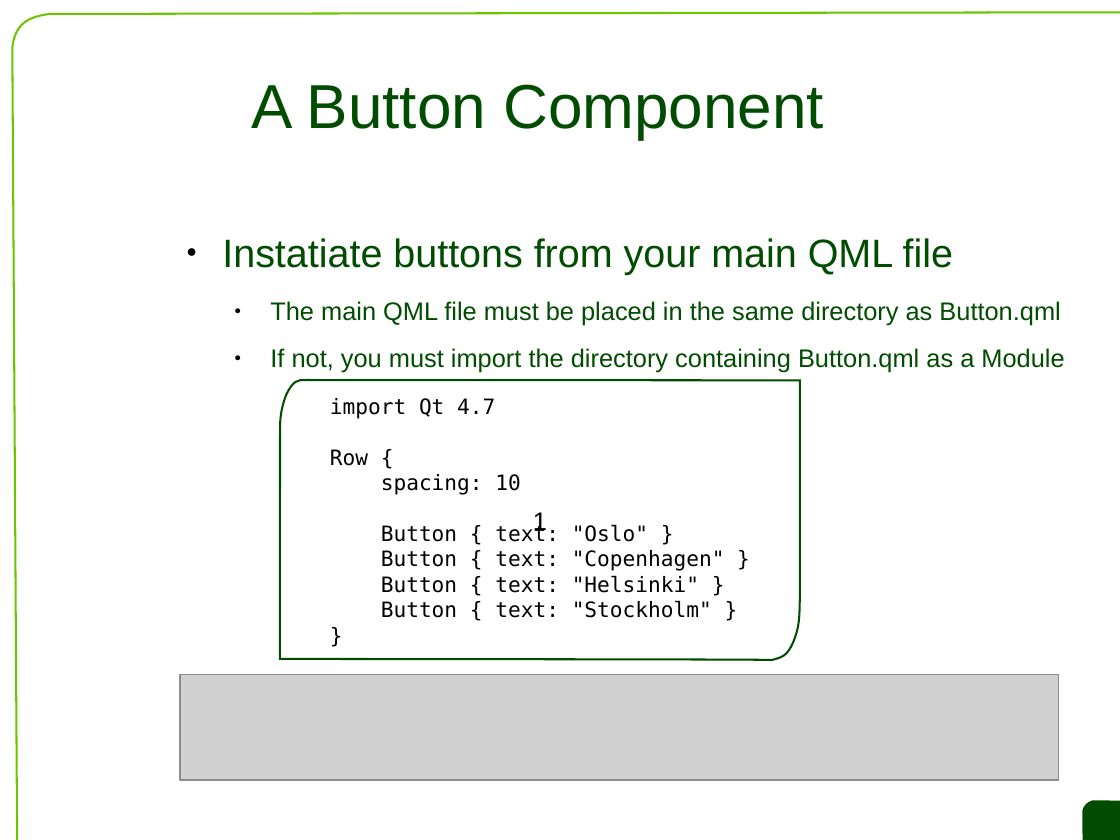
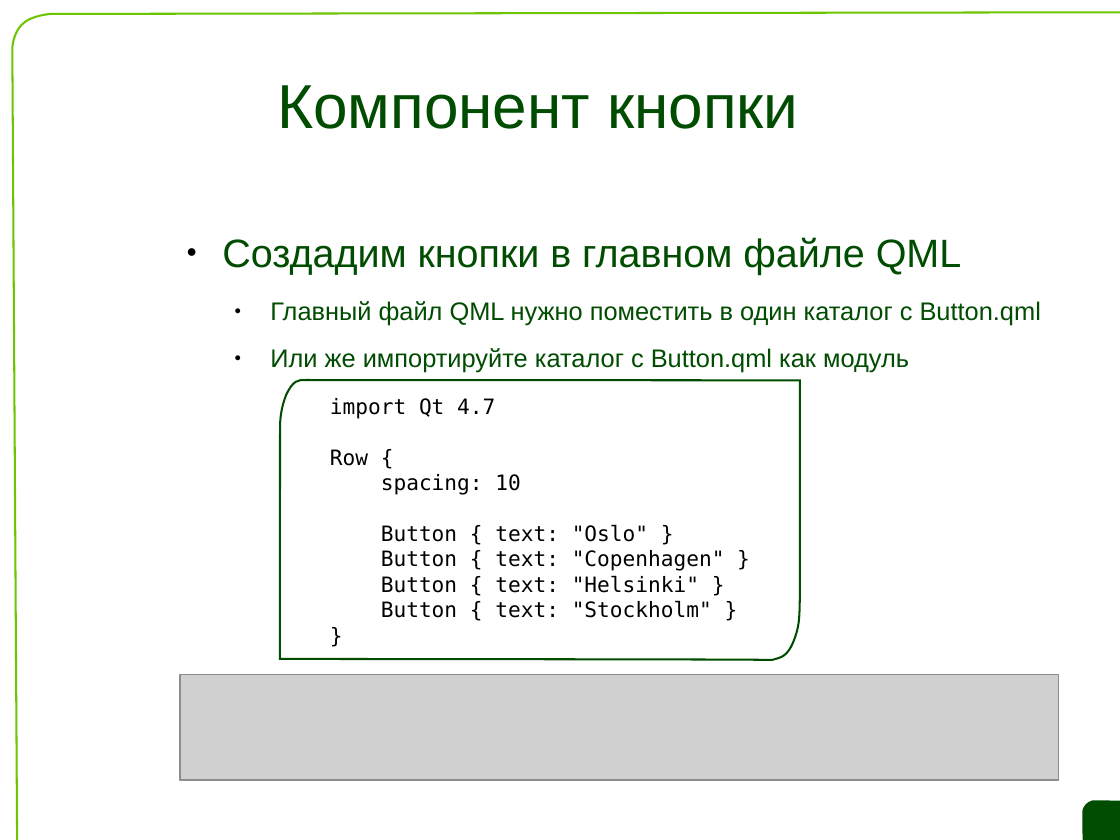
Before and after one commit to saa/qecm, a slide deck: slide 26 of L7/L7 Slides.odp. Drawn at 1120x840 pixels with LibreOffice and Linux fonts; fonts in the diff are those of the drawing; grey boxes stand for pictures; background and template pictures are left out. Boxes give left, top, right and bottom in pixels: in the first picture for what was removed or moved away, otherwise in the second. Text is boxed around its words. In the diff, an @@ line names an element or a change of style, - is before the commit and + after.

```diff
--- a/L7/L7 Slides.odp
+++ b/L7/L7 Slides.odp
@@ title at [277,85,798,129]: text changed @@
-A Button Component
+Компонент кнопки
@@ text at [222,237,1041,372]: text changed @@
-● Instatiate buttons from your main QML file
-  ● The main QML file must be placed in the same directory as Button.qml
-  ● If not, you must import the directory containing Button.qml as a Module
+● Создадим кнопки в главном файле QML
+  ● Главный файл QML нужно поместить в один каталог с Button.qml
+  ● Или же импортируйте каталог с Button.qml как модуль
@@ text in freeform shape at [533,512,547,535]: text removed @@
-1
```
Also in this commit, not shown: 12 other slides changed, 5 slides added, 5 slides removed.
